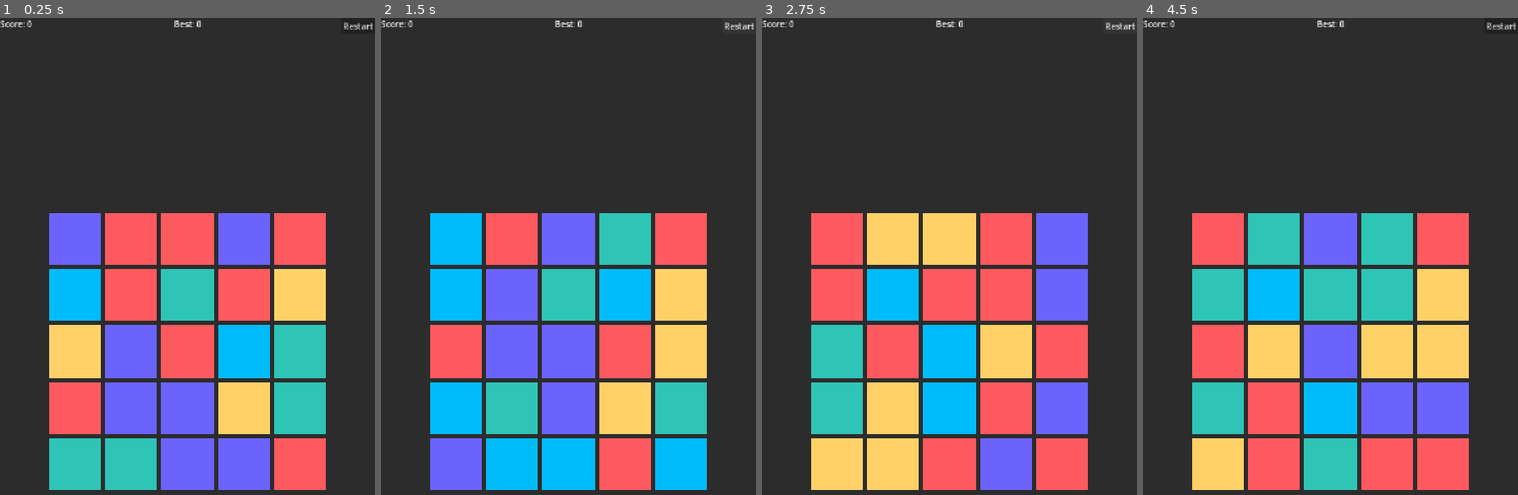
Above: before the commit, frames 1-4 (left to right).
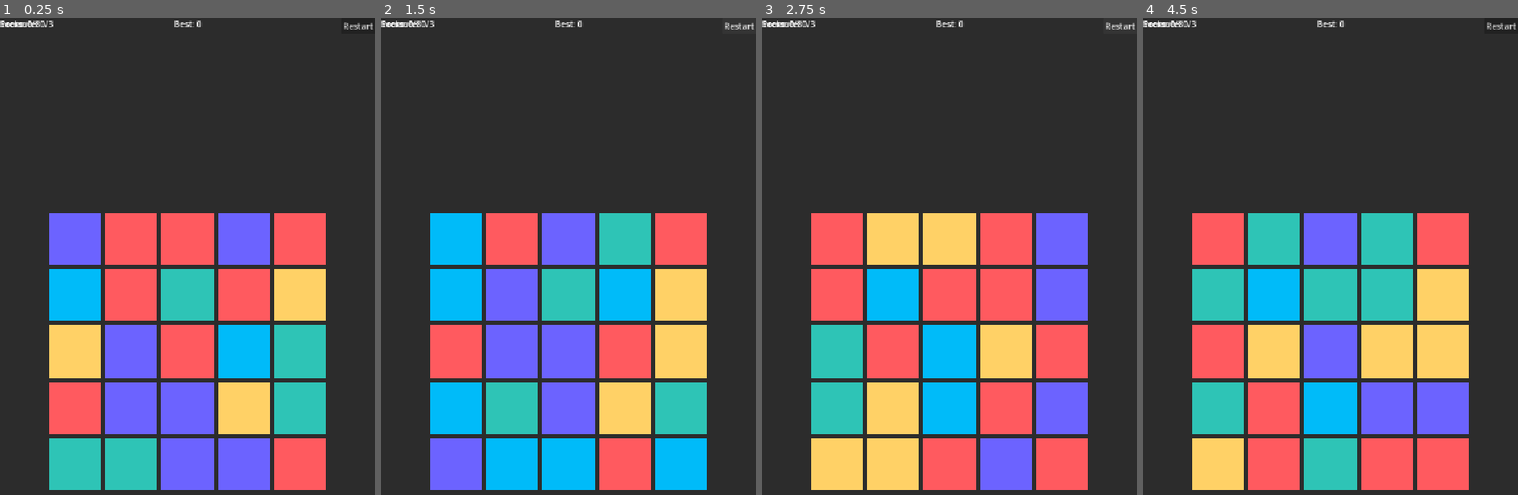
Above: after the commit, the same moments.

Repository: MerabTskhvedadze/echo-grid
Game: Godot game, scene res://scenes/main.tscn
The game is run twice, just before and just after one commit, with the same random seed, the same clock (stepped at 60 frames per second) and the same inputs.
Inputs (mouse positions are in pixels of both pictures, inside the frame that each line leads up to):
- Up to frame 1 (0.25 s): no input
- Up to frame 2 (1.5 s): click "Restart" at 0.5 s; click "Restart" at 1.25 s
- Up to frame 3 (2.75 s): click "Restart" at 2 s
- Up to frame 4 (4.5 s): tap Enter at 2.75 s; drag from (1330, 351) to (1368, 204) at 2.77 s; drag from (1255, 385) to (1311, 485) at 3.52 s; tap Space at 4.25 s; move the mouse to (1368, 204) at 4.27 s; click (1368, 204) at 4.42 s

The runs differ from the first frame. In frame 1, 0.2% of the frame differs, in the area x 0-15%, y 0-2%; in frame 2, 0.2%; in frame 3, 0.2%; in frame 4, 0.2%.

Commit message:
adding scores and game preassure/losing logics

Diff:
--- a/scenes/main.tscn
+++ b/scenes/main.tscn
@@ -61,3 +61,20 @@
 
 [node name="Board" parent="BoardCenter" unique_id=883609083 instance=ExtResource("1_o5qli")]
 layout_mode = 2
+
+[node name="PressureLabel" type="Label" parent="." unique_id=1308196065]
+layout_mode = 0
+offset_right = 40.0
+offset_bottom = 23.0
+text = "Pressure: 0/3"
+
+[node name="LocksLabel" type="Label" parent="." unique_id=1590120729]
+layout_mode = 0
+offset_right = 40.0
+offset_bottom = 23.0
+text = "Locks: 0/8"
+
+[node name="StatusLabel" type="Label" parent="." unique_id=1981172865]
+layout_mode = 0
+offset_right = 40.0
+offset_bottom = 23.0
--- a/scripts/board.gd
+++ b/scripts/board.gd
@@ -1,11 +1,17 @@
 extends Control
 
 signal score_changed(new_score)
+signal pressure_changed(current_pressure, max_pressure)
+signal locks_changed(current_locks, max_locks)
+signal game_over(final_score)
 
 const GRID_SIZE = 5
 const TILE_SIZE = 100
 const GAP = 8
 const SWIPE_THRESHOLD = 30
+
+const PRESSURE_LIMIT = 3
+const MAX_LOCKS = 8
 
 var colors = [
 	Color("ff5a5f"),
@@ -20,6 +26,8 @@
 var dragging = false
 var score = 0
 var busy = false
+var pressure = 0
+var dead = false
 
 func _ready():
 	randomize()
@@ -29,14 +37,20 @@
 func start_game():
 	busy = false
 	dragging = false
+	dead = false
 	score = 0
+	pressure = 0
+
 	score_changed.emit(score)
+	pressure_changed.emit(pressure, PRESSURE_LIMIT)
+	locks_changed.emit(0, MAX_LOCKS)
+
 	make_board()
 	remove_matches_on_start()
 
 func make_board():
 	for child in get_children():
-		child.queue_free()
+		child.free()
 
 	grid.clear()
 
@@ -61,20 +75,37 @@
 func create_tile(color_id):
 	var tile = ColorRect.new()
 	tile.size = Vector2(TILE_SIZE, TILE_SIZE)
-	tile.color = colors[color_id]
 	tile.mouse_filter = Control.MOUSE_FILTER_IGNORE
 	tile.set_meta("color_id", color_id)
+	tile.set_meta("locked", false)
+	apply_tile_look(tile)
 	return tile
 
 func set_tile_color(tile, color_id):
 	tile.set_meta("color_id", color_id)
+	apply_tile_look(tile)
+
+func get_tile_color(tile):
+	return int(tile.get_meta("color_id"))
+
+func set_tile_locked(tile, value):
+	tile.set_meta("locked", value)
+	apply_tile_look(tile)
+
+func get_tile_locked(tile):
+	return bool(tile.get_meta("locked"))
+
+func apply_tile_look(tile):
+	var color_id = get_tile_color(tile)
 	tile.color = colors[color_id]
 
-func get_tile_color(tile):
-	return tile.get_meta("color_id")
+	if get_tile_locked(tile):
+		tile.modulate = Color(0.45, 0.45, 0.45, 1.0)
+	else:
+		tile.modulate = Color(1, 1, 1, 1)
 
 func _gui_input(event):
-	if busy:
+	if busy or dead:
 		return
 
 	if event is InputEventScreenTouch:
@@ -120,7 +151,9 @@
 			shift_column_up(col)
 
 	await animate_board_move()
-	await clear_all_matches()
+
+	var result = await clear_all_matches()
+	apply_pressure_and_locks(result)
 
 	busy = false
 
@@ -162,64 +195,78 @@
 
 	await tween.finished
 
+func add_run_matches(matched, run):
+	if run.size() >= 3:
+		for pos in run:
+			matched[str(pos.x) + "_" + str(pos.y)] = pos
+
 func find_matches():
 	var matched = {}
 
 	# Rows
 	for row in range(GRID_SIZE):
-		var run_color = get_tile_color(grid[row][0])
-		var run_start = 0
-		var run_length = 1
-
-		for col in range(1, GRID_SIZE):
-			var color_id = get_tile_color(grid[row][col])
-
-			if color_id == run_color:
-				run_length += 1
+		var run = []
+		var run_color = -1
+
+		for col in range(GRID_SIZE):
+			var tile = grid[row][col]
+
+			if get_tile_locked(tile):
+				add_run_matches(matched, run)
+				run = []
+				run_color = -1
+				continue
+
+			var color_id = get_tile_color(tile)
+
+			if run.size() == 0 or color_id == run_color:
+				run.append(Vector2i(row, col))
+				run_color = color_id
 			else:
-				if run_length >= 3:
-					for i in range(run_start, run_start + run_length):
-						matched[str(row) + "_" + str(i)] = Vector2i(row, i)
-
+				add_run_matches(matched, run)
+				run = [Vector2i(row, col)]
 				run_color = color_id
-				run_start = col
-				run_length = 1
-
-		if run_length >= 3:
-			for i in range(run_start, run_start + run_length):
-				matched[str(row) + "_" + str(i)] = Vector2i(row, i)
+
+		add_run_matches(matched, run)
 
 	# Columns
 	for col in range(GRID_SIZE):
-		var run_color = get_tile_color(grid[0][col])
-		var run_start = 0
-		var run_length = 1
-
-		for row in range(1, GRID_SIZE):
-			var color_id = get_tile_color(grid[row][col])
-
-			if color_id == run_color:
-				run_length += 1
+		var run = []
+		var run_color = -1
+
+		for row in range(GRID_SIZE):
+			var tile = grid[row][col]
+
+			if get_tile_locked(tile):
+				add_run_matches(matched, run)
+				run = []
+				run_color = -1
+				continue
+
+			var color_id = get_tile_color(tile)
+
+			if run.size() == 0 or color_id == run_color:
+				run.append(Vector2i(row, col))
+				run_color = color_id
 			else:
-				if run_length >= 3:
-					for i in range(run_start, run_start + run_length):
-						matched[str(i) + "_" + str(col)] = Vector2i(i, col)
-
+				add_run_matches(matched, run)
+				run = [Vector2i(row, col)]
 				run_color = color_id
-				run_start = row
-				run_length = 1
-
-		if run_length >= 3:
-			for i in range(run_start, run_start + run_length):
-				matched[str(i) + "_" + str(col)] = Vector2i(i, col)
+
+		add_run_matches(matched, run)
 
 	return matched.values()
 
 func clear_all_matches():
 	var matches = find_matches()
+	var total_cleared = 0
+	var chain_count = 0
 
 	while matches.size() > 0:
-		score += matches.size() * 10
+		chain_count += 1
+		total_cleared += matches.size()
+
+		score += matches.size() * 10 * chain_count
 		score_changed.emit(score)
 
 		await animate_match_pop(matches)
@@ -233,6 +280,12 @@
 		await animate_match_reappear(matches)
 
 		matches = find_matches()
+
+	return {
+		"had_match": chain_count > 0,
+		"total_cleared": total_cleared,
+		"chain_count": chain_count
+	}
 
 func animate_match_pop(matches):
 	var tween = create_tween()
@@ -262,6 +315,68 @@
 
 	await tween.finished
 
+func apply_pressure_and_locks(result):
+	pressure += 1
+
+	if result["had_match"]:
+		pressure = max(0, pressure - 1)
+
+	if result["chain_count"] >= 2 or result["total_cleared"] >= 4:
+		unlock_random_tile()
+
+	while pressure >= PRESSURE_LIMIT:
+		pressure -= PRESSURE_LIMIT
+		add_random_lock()
+
+	pressure_changed.emit(pressure, PRESSURE_LIMIT)
+
+	var lock_count = count_locked_tiles()
+	locks_changed.emit(lock_count, MAX_LOCKS)
+
+	if lock_count >= MAX_LOCKS:
+		dead = true
+		game_over.emit(score)
+
+func add_random_lock():
+	var choices = []
+
+	for row in range(GRID_SIZE):
+		for col in range(GRID_SIZE):
+			var tile = grid[row][col]
+			if not get_tile_locked(tile):
+				choices.append(tile)
+
+	if choices.size() == 0:
+		return
+
+	var tile = choices[randi() % choices.size()]
+	set_tile_locked(tile, true)
+
+func unlock_random_tile():
+	var choices = []
+
+	for row in range(GRID_SIZE):
+		for col in range(GRID_SIZE):
+			var tile = grid[row][col]
+			if get_tile_locked(tile):
+				choices.append(tile)
+
+	if choices.size() == 0:
+		return
+
+	var tile = choices[randi() % choices.size()]
+	set_tile_locked(tile, false)
+
+func count_locked_tiles():
+	var total = 0
+
+	for row in range(GRID_SIZE):
+		for col in range(GRID_SIZE):
+			if get_tile_locked(grid[row][col]):
+				total += 1
+
+	return total
+
 func remove_matches_on_start():
 	var matches = find_matches()
 
--- a/scripts/main.gd
+++ b/scripts/main.gd
@@ -3,14 +3,35 @@
 @onready var board = $BoardCenter/Board
 @onready var score_label = $ScoreLabel
 @onready var restart_button = $RestartButton
+@onready var pressure_label = $PressureLabel
+@onready var locks_label = $LocksLabel
+@onready var status_label = $StatusLabel
 
 func _ready():
 	board.score_changed.connect(on_score_changed)
+	board.pressure_changed.connect(on_pressure_changed)
+	board.locks_changed.connect(on_locks_changed)
+	board.game_over.connect(on_game_over)
+
 	restart_button.pressed.connect(on_restart_pressed)
+
 	on_score_changed(0)
+	on_pressure_changed(0, 3)
+	on_locks_changed(0, 8)
+	status_label.text = ""
 
 func on_score_changed(new_score):
 	score_label.text = "Score: " + str(new_score)
 
+func on_pressure_changed(current_pressure, max_pressure):
+	pressure_label.text = "Pressure: " + str(current_pressure) + "/" + str(max_pressure)
+
+func on_locks_changed(current_locks, max_locks):
+	locks_label.text = "Locks: " + str(current_locks) + "/" + str(max_locks)
+
+func on_game_over(final_score):
+	status_label.text = "Locked Out"
+
 func on_restart_pressed():
+	status_label.text = ""
 	board.start_game()
